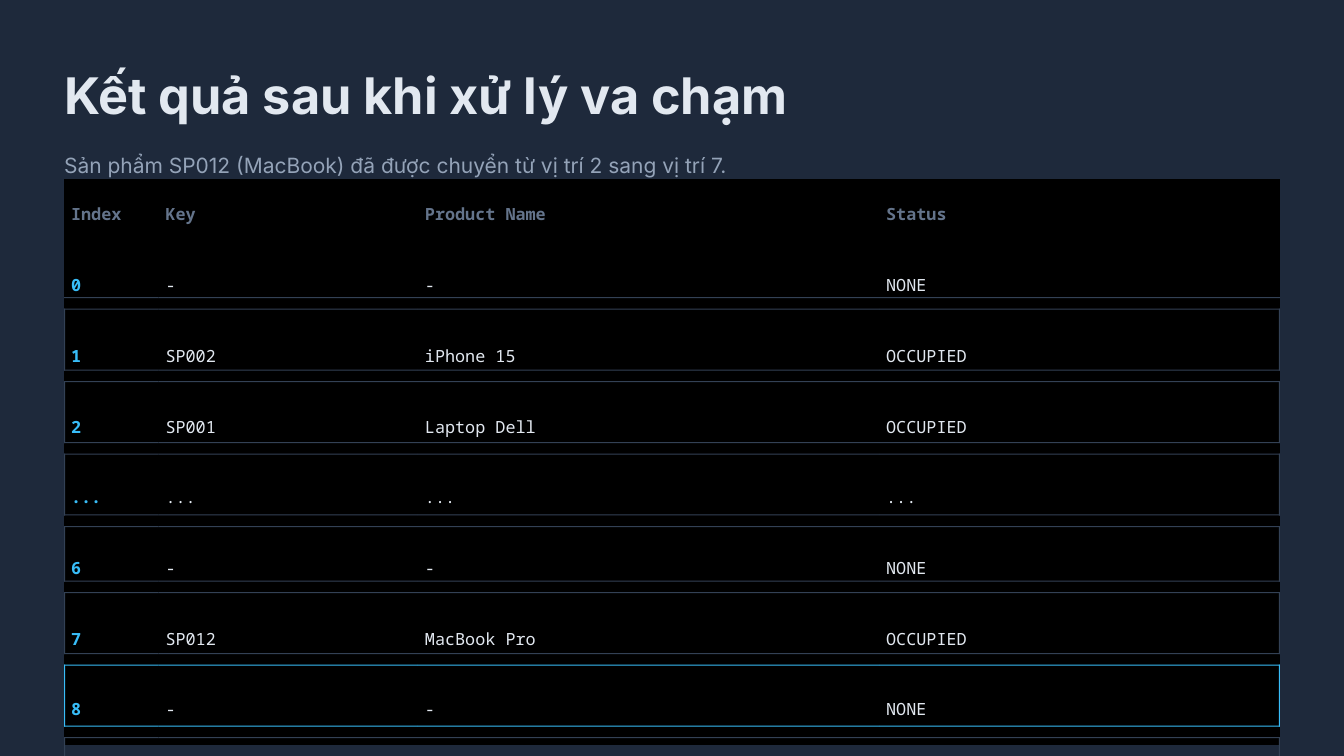
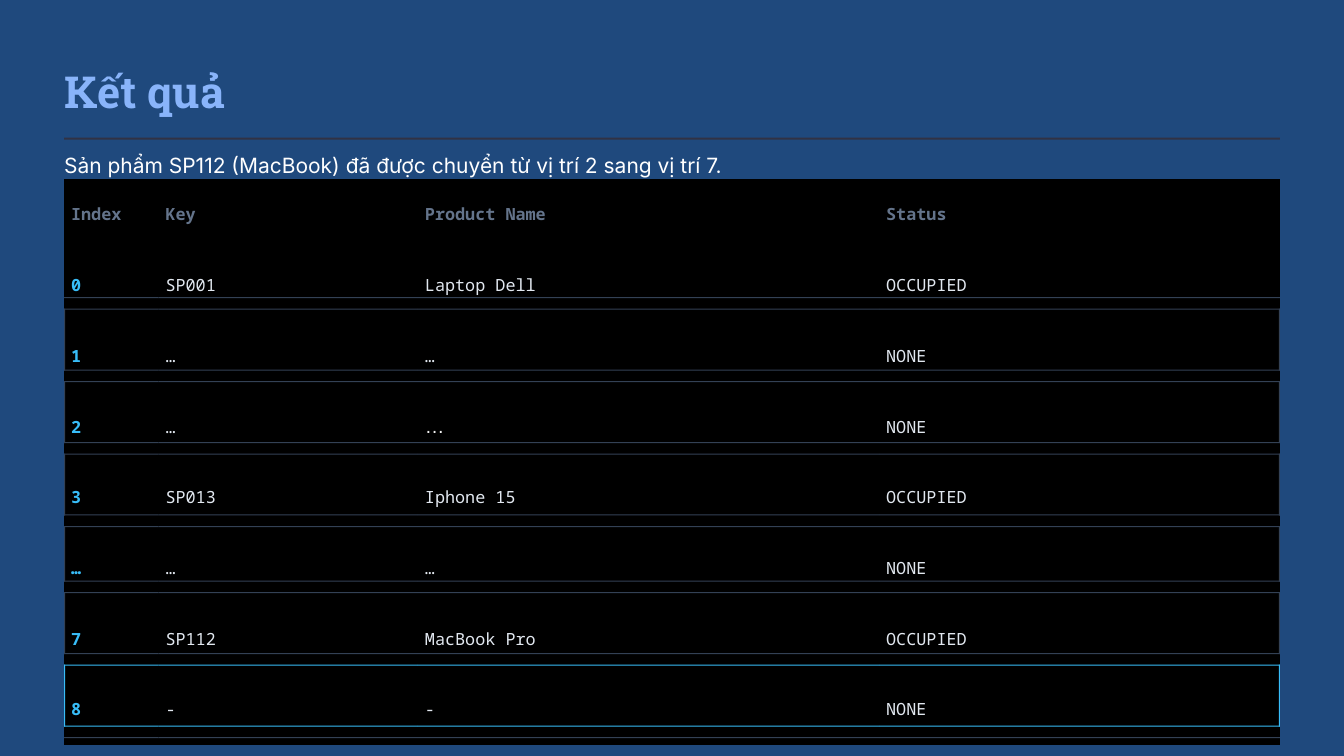
Before and after one commit to benx3/double-hash-demo, a slide deck: slide 12 of docs/Double Hashing Presentation.pptx (slide 7 before the commit). Drawn at 1344x756 pixels with LibreOffice and Linux fonts; fonts in the diff are those of the drawing. Boxes give left, top, right and bottom in pixels: in the first picture for what was removed or moved away, otherwise in the second. Text is boxed around its words. In the diff, an @@ line names an element or a change of style, - is before the commit and + after.

```diff
--- a/docs/Double Hashing Presentation.pptx
+++ b/docs/Double Hashing Presentation.pptx
@@ background #1E293B to #1F497D @@
@@ text at bbox=[64, 72, 224, 117]: text changed; size 36 to 31.5 pt; font Inter to Roboto Slab; text colour #E2E8F0 to #89B4FA @@
-Kết quả sau khi xử lý va chạm
+Kết quả
@@ rectangle added at bbox=[65, 137, 1280, 139], fill #313244 @@
@@ text at bbox=[64, 155, 721, 178]: text changed; text colour #94A3B8 to #FFFFFF @@
-Sản phẩm SP012 (MacBook) đã được chuyển từ vị trí 2 sang vị trí 7.
+Sản phẩm SP112 (MacBook) đã được chuyển từ vị trí 2 sang vị trí 7.
@@ table at bbox=[65, 179, 1281, 745] @@
-row 2: 0 | - | - | NONE
+row 2: 0 | SP001 | Laptop Dell | OCCUPIED
-row 3: 1 | SP002 | iPhone 15 | OCCUPIED
+row 3: 1 | … | … | NONE
-row 4: 2 | SP001 | Laptop Dell | OCCUPIED
+row 4: 2 | … | … | NONE
-row 5: ... | ... | ... | ...
+row 5: 3 | SP013 | Iphone 15 | OCCUPIED
-row 6: 6 | - | - | NONE
+row 6: … | … | … | NONE
-row 7, column 2: SP012
+row 7, column 2: SP112
@@ rectangle removed at bbox=[65, 737, 66, 756] @@
@@ rectangle removed at bbox=[1279, 737, 1280, 756] @@
```
Also in this commit, not shown: 7 other slides changed, 7 slides added, 2 slides removed, 3 other files.
